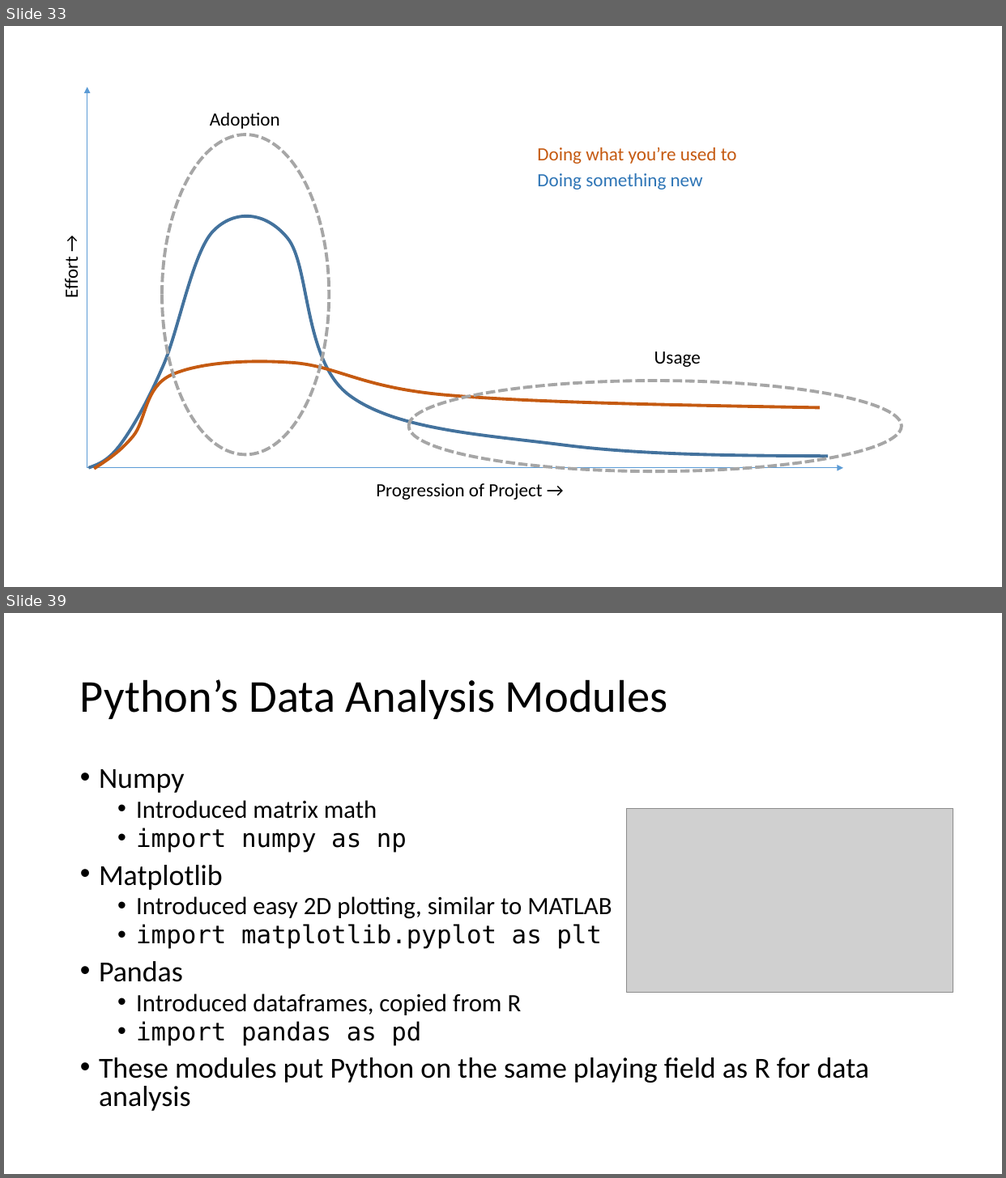
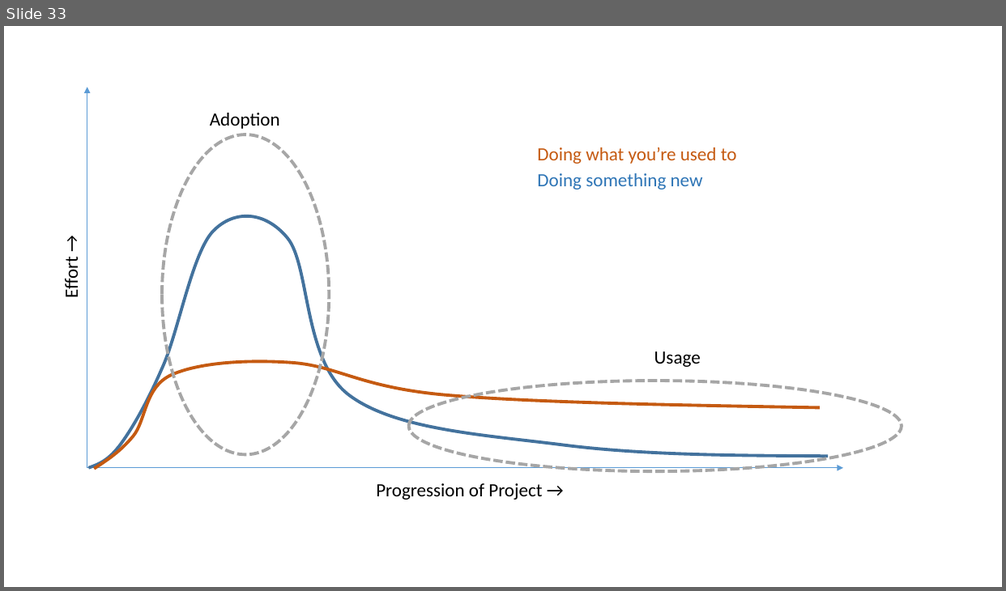
Before and after one commit to LimnoTech/Python-Data-Analysis-Course, a slide deck: Day1/IntroToPython.pptx. Shown one above the other, each under a label of ours: slides 33 and 39 before the commit, slide 33 after it; the slides between them are not shown. The pictures are 1006x1178 and 1006x591 pixels, drawn with LibreOffice and Linux fonts; fonts in the diff are those of the drawing; grey boxes stand for pictures. Boxes give left, top, right and bottom in pixels: in the first picture for what was removed or moved away, otherwise in the second. Text is boxed around its words. In the diff, an @@ line names an element or a change of style, - is before the commit and + after.

```diff
--- a/Day1/IntroToPython.pptx
+++ b/Day1/IntroToPython.pptx
@@ slide 39 removed at bbox=[4, 613, 1002, 1174], background #FFFFFF @@
@@ title removed at bbox=[80, 679, 667, 719] @@
-Python’s Data Analysis Modules
@@ text removed at bbox=[99, 769, 870, 1111] @@
-• Numpy
-  • Introduced matrix math
-  • import numpy as np
-• Matplotlib
-  • Introduced easy 2D plotting, similar to MATLAB
-  • import matplotlib.pyplot as plt
-• Pandas
-  • Introduced dataframes, copied from R
-  • import pandas as pd
-• These modules put Python on the same playing field as R for data analysis
@@ picture removed at bbox=[627, 809, 953, 993] @@
```
Also in this commit, not shown: 2 slides changed, 6 other slides removed, 28 other files.
